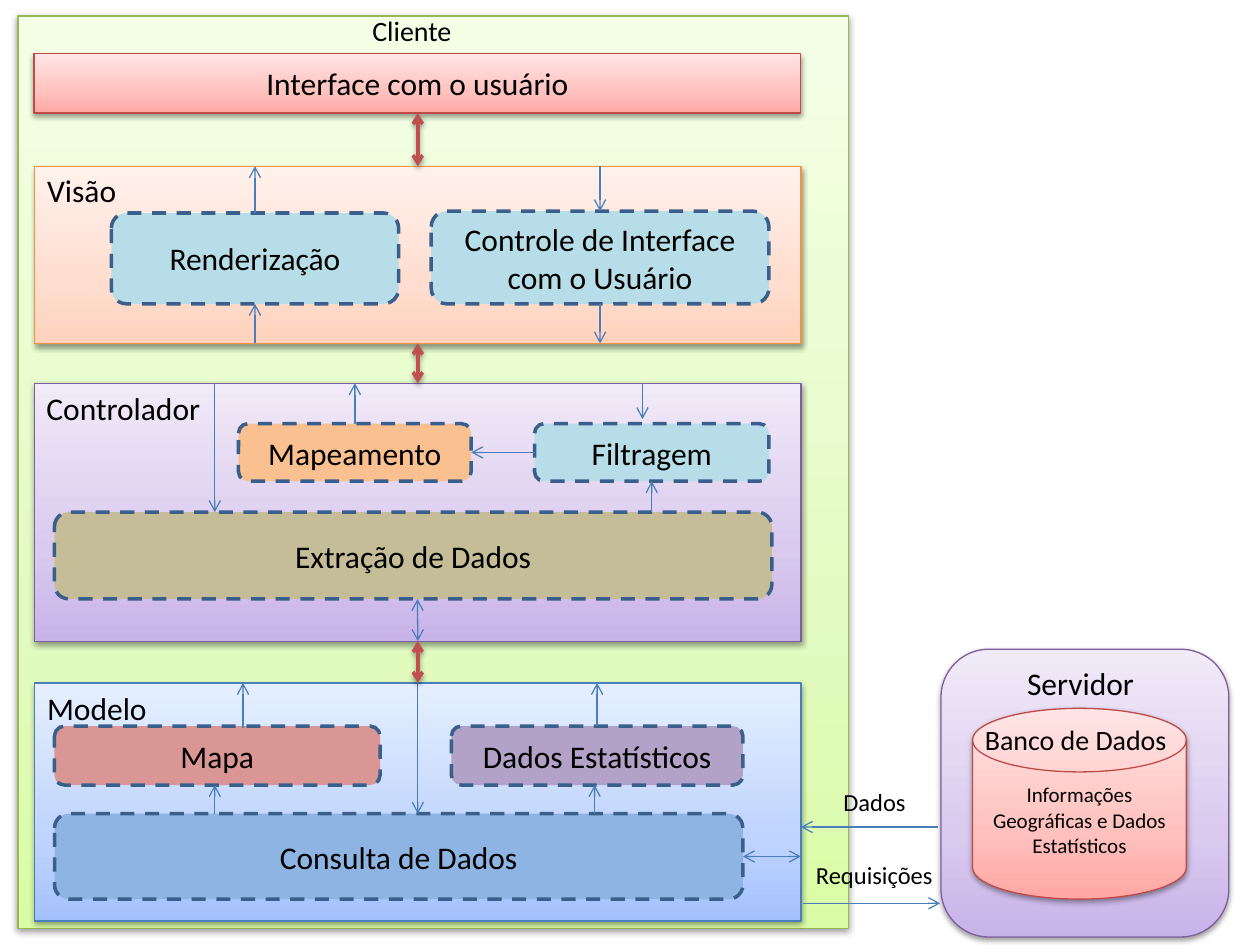
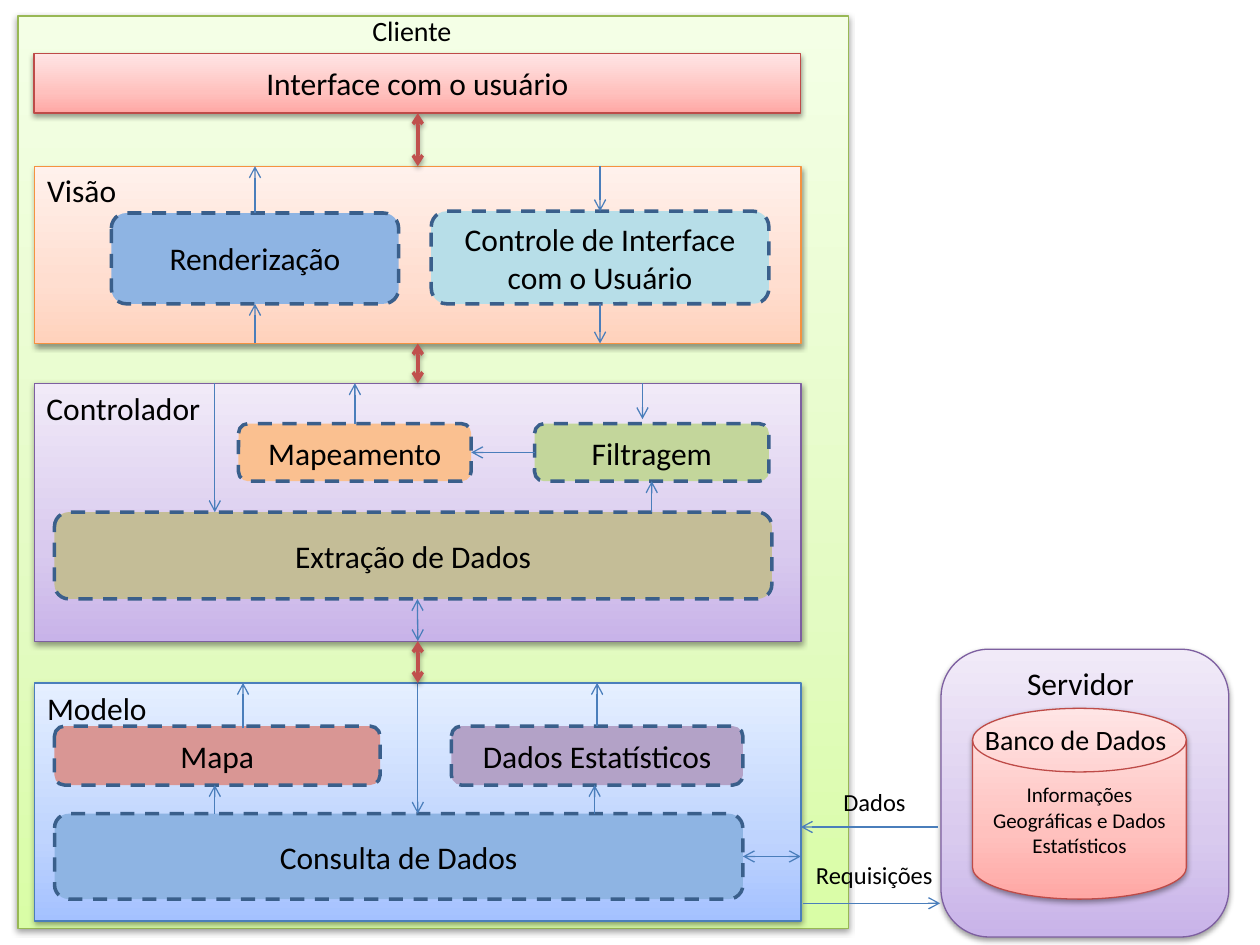
Before and after one commit to marcosbenaion/TCC, a slide deck: slide 4 of Figuras TCC/Arquitetura.pptx. Drawn at 1260x945 pixels with LibreOffice and Linux fonts; fonts in the diff are those of the drawing. Boxes give left, top, right and bottom in pixels: in the first picture for what was removed or moved away, otherwise in the second. Text is boxed around its words. In the diff, an @@ line names an element or a change of style, - is before the commit and + after.

```diff
--- a/Figuras TCC/Arquitetura.pptx
+++ b/Figuras TCC/Arquitetura.pptx
@@ rounded rectangle "Renderização" at bbox=[111, 213, 398, 304]: fill #B7DEE8 to #8EB4E3 @@
@@ rounded rectangle "Filtragem" at bbox=[534, 423, 769, 481]: fill #B7DEE8 to #C3D69B @@
```
Also in this commit, not shown: 4 other files.
